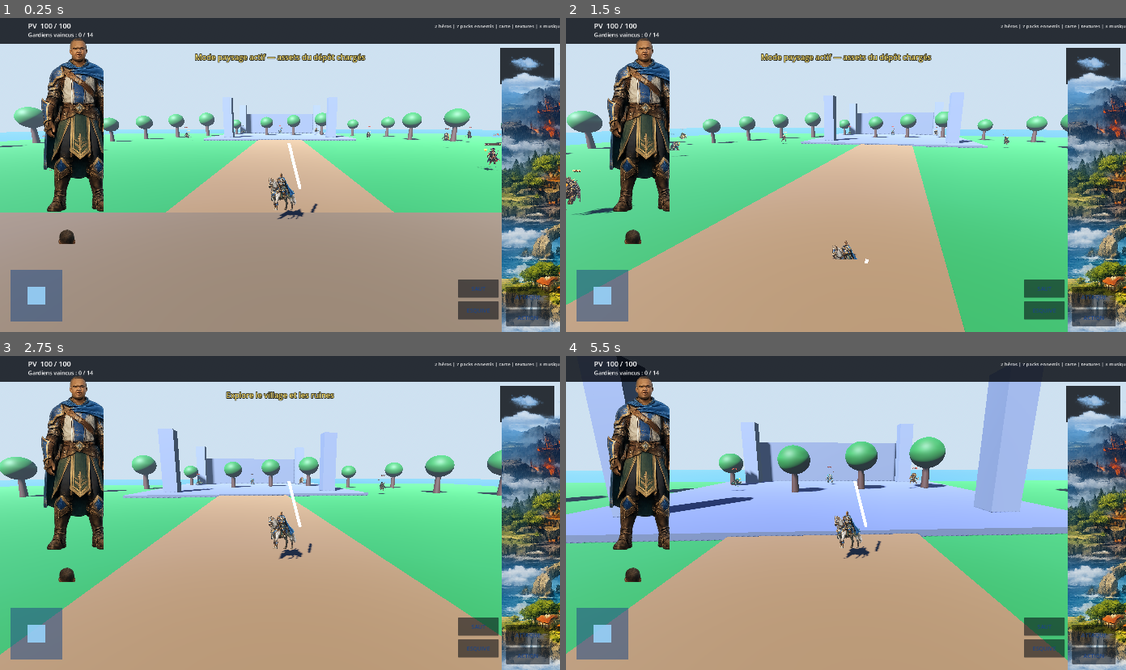
Above: before the commit, frames 1-4 (two rows, left to right).
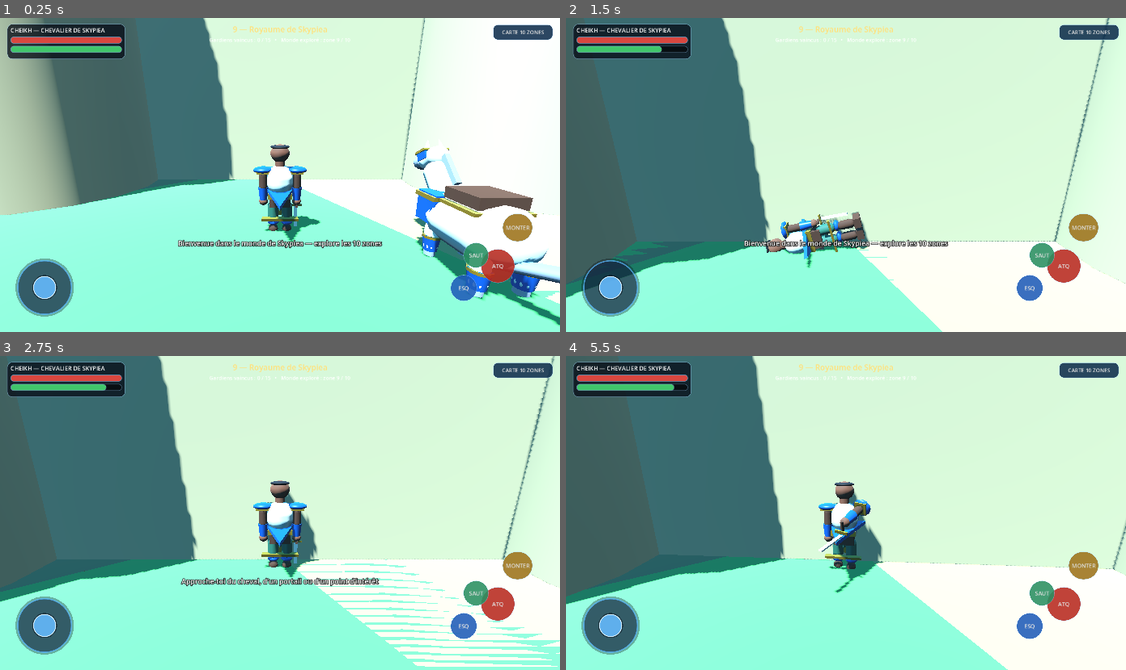
Above: after the commit, the same moments.

Repository: Chasmet/Zelda-like
Game: Godot game, scene res://scenes/main.tscn
The game is run twice, just before and just after one commit, with the same random seed, the same clock (stepped at 60 frames per second) and the same inputs. Sound files missing from this copy of the repository are replaced by a short silence.
Inputs (mouse positions are in pixels of both pictures, inside the frame that each line leads up to):
- Up to frame 1 (0.25 s): no input
- Up to frame 2 (1.5 s): tap Enter at 0.5 s; move the mouse to (874, 175) at 0.52 s; hold W (move_forward) from 0.53 s (still down); tap F (attack) at 0.6 s; click (874, 175) at 0.67 s; tap Space (jump) at 0.77 s; move the mouse to (818, 175) at 1.27 s; tap Shift (dodge) at 1.35 s
- Up to frame 3 (2.75 s): keep holding W (move_forward); tap Space (jump) at 1.52 s; move the mouse to (291, 506) at 2.02 s; tap E (interact) at 2.1 s
- Up to frame 4 (5.5 s): keep holding W (move_forward); move the mouse to (840, 519) at 2.77 s; tap Ctrl (sprint, bound only before the commit) at 2.85 s; click (840, 519) at 2.92 s; tap Space (jump) at 3.02, 3.77, 4.52 s; move the mouse to (890, 516) at 3.52 s; tap Z at 3.6 s; move the mouse to (801, 509) at 4.27 s; tap Q at 4.35 s; move the mouse to (851, 513) at 5.02 s; tap F (attack) at 5.1 s; click (851, 513) at 5.17 s

The runs differ from the first frame. In frame 1, 99% of the frame differs, in the area x 0-100%, y 0-100%; in frame 2, 89%; in frame 3, 88%; in frame 4, 92%.

Commit message:
refactor: launch rebuilt RPG3D main scene

Diff:
--- a/scenes/main.tscn
+++ b/scenes/main.tscn
@@ -1,6 +1,6 @@
 [gd_scene load_steps=2 format=3]
 
-[ext_resource type="Script" path="res://scripts/main_v3.gd" id="1_main"]
+[ext_resource type="Script" path="res://scripts/main_rpg3d.gd" id="1_main"]
 
-[node name="ZeldaLikeRPG" type="Node3D"]
+[node name="SkypieaRPG3D" type="Node3D"]
 script = ExtResource("1_main")
